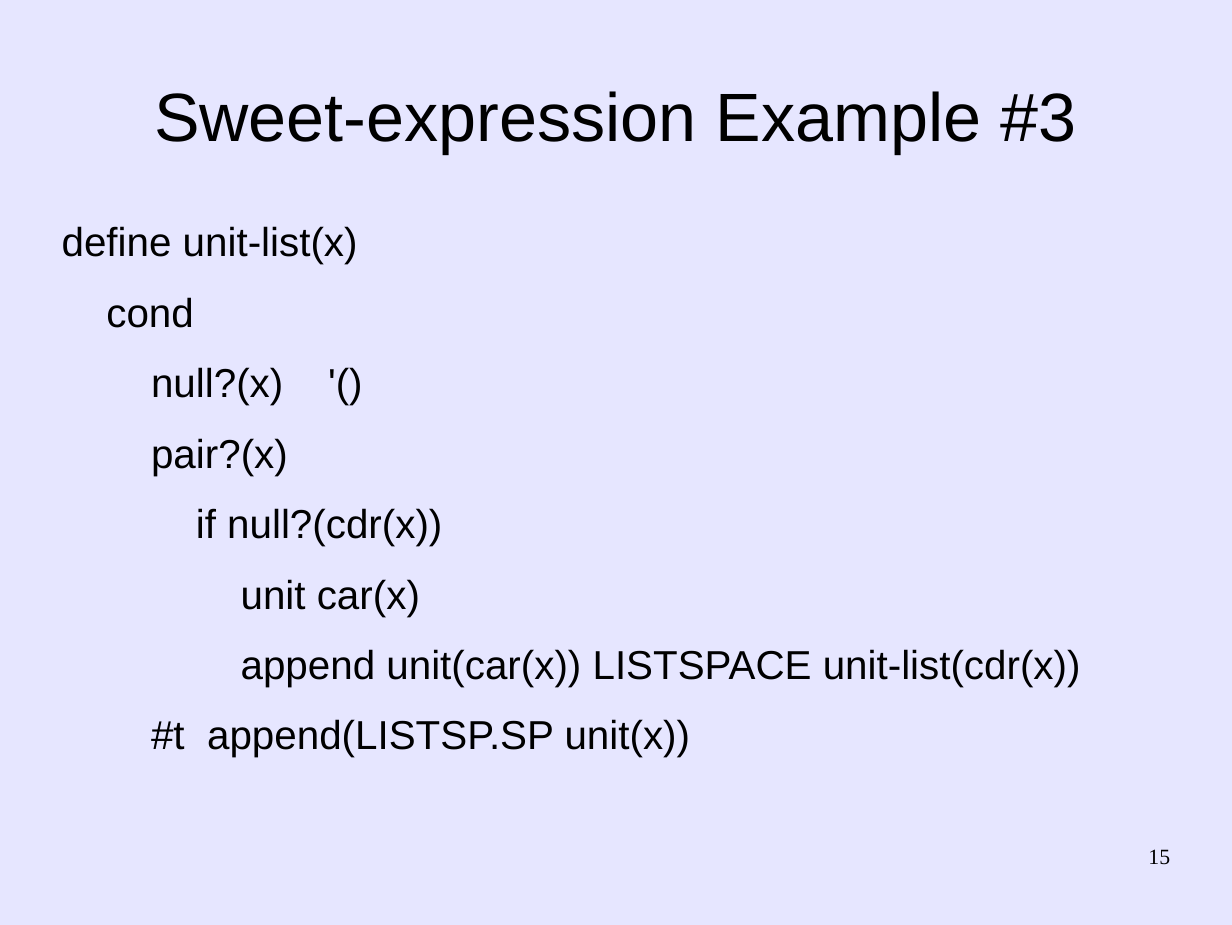
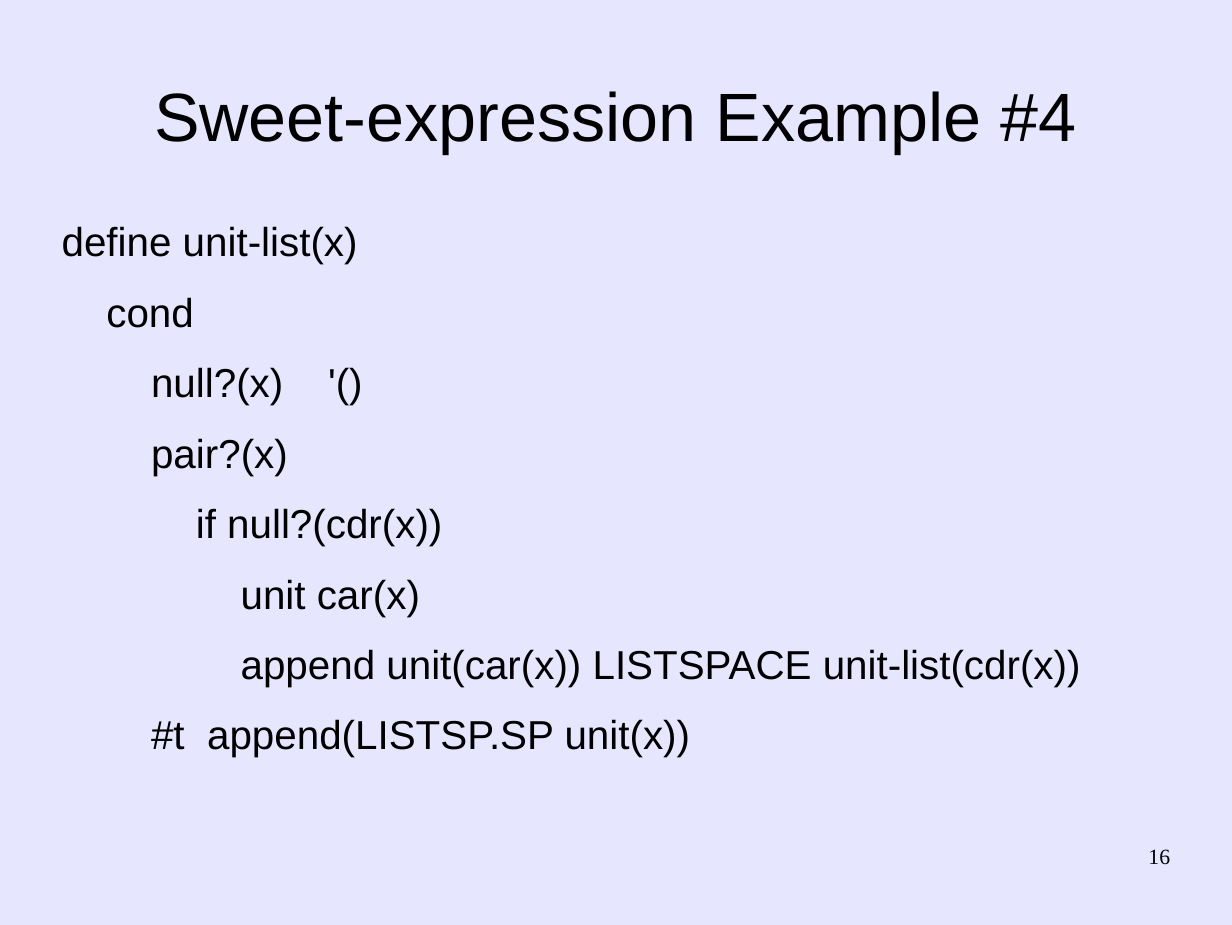
Before and after one commit to martin12333/Readable-Lisp-S-expressions, a slide deck: slide 16 of readable-s-expressions.odp (slide 15 before the commit). Drawn at 1232x925 pixels with LibreOffice and Linux fonts; fonts in the diff are those of the drawing. Boxes give left, top, right and bottom in pixels: in the first picture for what was removed or moved away, otherwise in the second. Text is boxed around its words. In the diff, an @@ line names an element or a change of style, - is before the commit and + after.

Commit message:
readable-s-expressions.odp: Add appendix explaining Lisp
  - This way, the deck can be used for an audience that doesn't necessarily
    know Lisp.

```diff
--- a/readable-s-expressions.odp
+++ b/readable-s-expressions.odp
@@ title at (154, 91, 1076, 154): text changed @@
-Sweet-expression Example #3
+Sweet-expression Example #4
@@ page number at (1148, 849, 1170, 865): text changed @@
-15
+16
```
Also in this commit, not shown: 8 other slides changed, 9 slides added.
